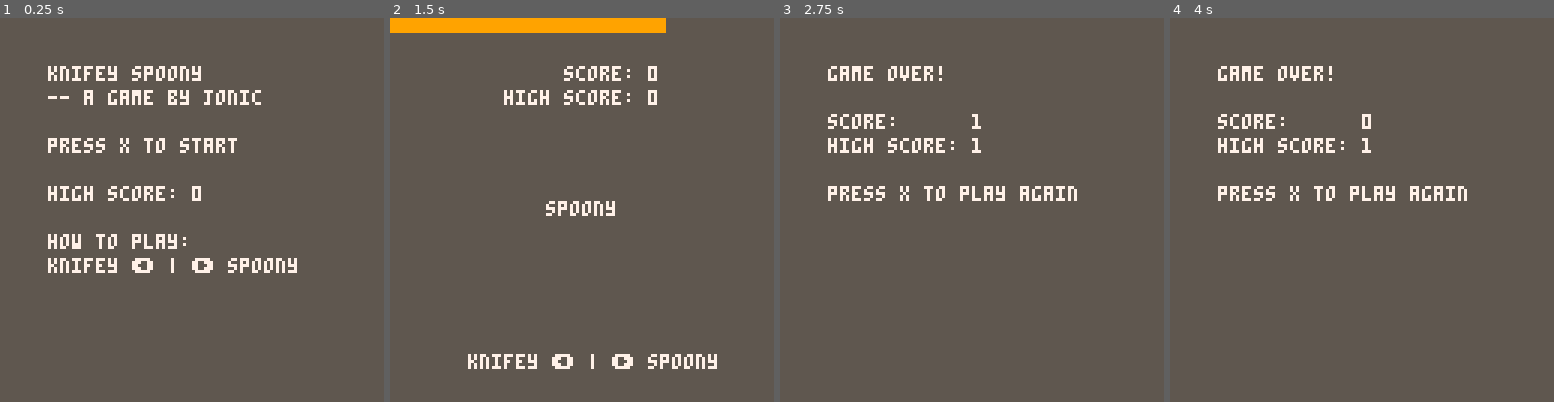
Above: before the commit, frames 1-4 (left to right).
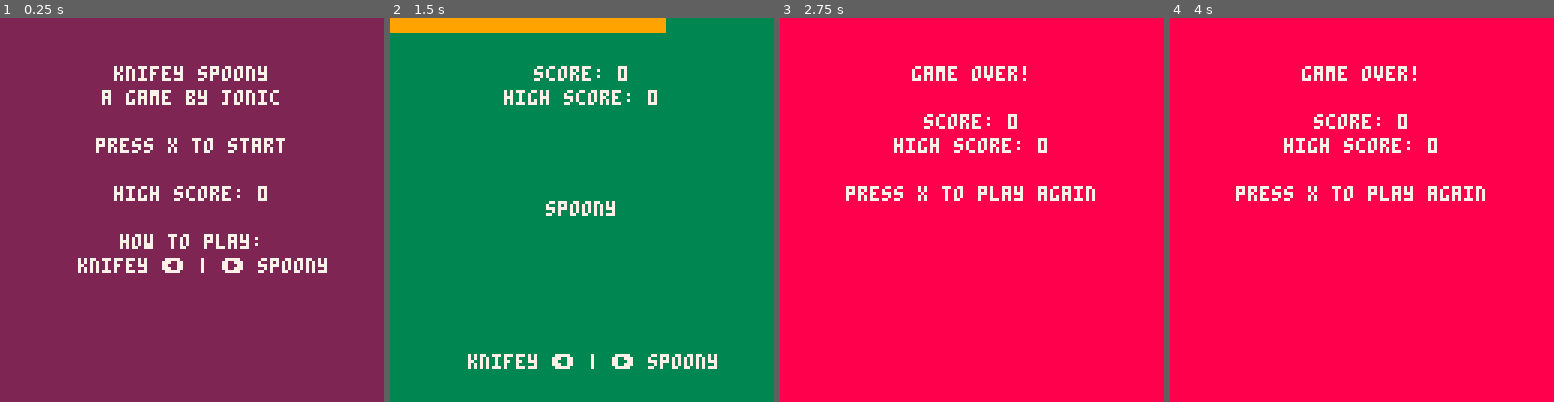
Above: after the commit, the same moments.

Repository: Jonic/knifey-spoony
Game: PICO-8 cartridge knifey-spoony.p8
The game is run twice, just before and just after one commit, with the same random seed, the same clock (stepped at 60 frames per second) and the same inputs.
Inputs:
- Up to frame 1 (0.25 s): no input
- Up to frame 2 (1.5 s): tap X (X key) at 0.33, 1.07 s
- Up to frame 3 (2.75 s): hold Right 1.6-2.1 s; tap X (X key) at 1.85 s; hold Right from 2.47 s (still down)
- Up to frame 4 (4 s): tap X (X key) at 2.97 s; release Right at 3.03 s; hold Left 3.08-3.58 s

The runs differ from the first frame. In frame 1, 99% of the frame differs, in the area x 0-100%, y 0-100%; in frame 2, 95%; in frame 3, 99%; in frame 4, 99%.

Commit message:
Created text engine

Diff:
--- a/knifey-spoony.p8
+++ b/knifey-spoony.p8
@@ -41,6 +41,36 @@
 end
 
 -->8
+-- message strings
+text = {
+  about        = 'a game by jonic',
+  game_over    = 'game over!',
+  high_score   = 'high score: ' .. high_score,
+  how_to_play  = 'how to play:',
+  instructions = 'knifey \139 | \145 spoony',
+  knifey       = 'knifey',
+  play_again   = 'press x to play again',
+  score        = 'score: ' .. score,
+  spoony       = 'spoony',
+  start_game   = 'press x to start',
+  title        = 'knifey spoony',
+
+  center = function(self, str)
+    return 64 - #str * 2
+  end,
+
+  output = function(self, str, y, color)
+    x = self:center(str)
+    print(str, x, y, color)
+  end,
+
+  show = function(self, key, y, color)
+    str = self[key]
+    self:output(str, y, color)
+  end
+}
+
+-->8
 -- game scenes
 
 function scene_game_over()
@@ -50,10 +80,11 @@
     end,
 
     _draw = function()
-      print('game over!',                 16, 16, 7)
-      print('score:      ' .. score,      16, 32, 7)
-      print('high score: ' .. high_score, 16, 40, 7)
-      print('press x to play again',      16, 56, 7)
+      rectfill(0, 0, 128, 128, 8)
+      text:show('game_over',  16, 7)
+      text:show('score',      32, 7)
+      text:show('high_score', 40, 7)
+      text:show('play_again', 56, 7)
     end
   }
 end
@@ -67,13 +98,12 @@
     timeout_multiplier = 0.95,
 
     choose_utensil = function(self)
-      self.current_utensil = rnd(1) > 0.5 and 'knifey' or 'spoony'
+      self.current_utensil = rnd(1) > 0.5 and text.knifey or text.spoony
     end,
 
     decrease_timeout = function(self)
       local new_timeout = self.timeout * self.timeout_multiplier
       self.timeout = mid(self.timeout_minimum, new_timeout, self.timeout)
-      printh(self.timeout)
     end,
 
     evaluate_input = function(self, choice)
@@ -85,8 +115,8 @@
     end,
 
     get_input = function(self)
-      if (btnp(0)) self:evaluate_input('knifey')
-      if (btnp(1)) self:evaluate_input('spoony')
+      if (btnp(0)) self:evaluate_input(text.knifey)
+      if (btnp(1)) self:evaluate_input(text.spoony)
     end,
 
     new_round = function(self)
@@ -127,14 +157,11 @@
     end,
 
     _draw = function(self)
-      instructions        = 'knifey \139 | \145 spoony'
-      score_printout      = '     score: ' .. score
-      high_score_printout = 'high score: ' .. high_score
-
-      print(score_printout,       text_center(score_printout), 16, 7)
-      print(high_score_printout,  text_center(high_score_printout), 24, 7)
-      print(self.current_utensil, text_center(self.current_utensil), 61, 7)
-      print(instructions,         text_center(instructions), 112, 7)
+      rectfill(0, 0, 128, 128, 3)
+      text:show('score', 16, 7)
+      text:show('high_score', 24, 7)
+      text:output(self.current_utensil, 61, 7)
+      text:show('instructions', 112, 7)
 
       rectfill(0, 0, self:timeout_width(), 4, 9)
     end
@@ -148,12 +175,13 @@
     end,
 
     _draw = function()
-      print('knifey spoony',             16, 16, 7)
-      print('-- a game by jonic',        16, 24, 7)
-      print('press x to start',          16, 40, 7)
-      print('high score: '.. high_score, 16, 56, 7)
-      print('how to play:',              16, 72, 7)
-      print('knifey \139 | \145 spoony', 16, 80, 7)
+      rectfill(0, 0, 128, 128, 2)
+      text:show('title',        16, 7)
+      text:show('about',        24, 7)
+      text:show('start_game',   40, 7)
+      text:show('high_score',   56, 7)
+      text:show('how_to_play',  72, 7)
+      text:show('instructions', 80, 7)
     end
   }
 end
@@ -215,6 +243,5 @@
 
 function _draw()
   cls()
-  rectfill(0, 0, 128, 128, 5)
   scenes:_draw()
 end
